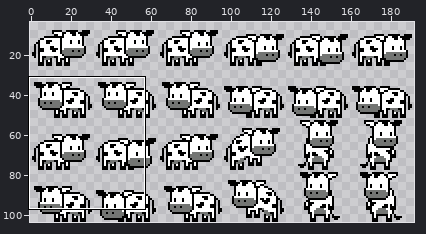
Edited in one commit: sprite sheet (gamepeach/debug/images/ufo_cow_w_2.png). Above, an overview of the earlier version with the close-up marked.
Close-up. Before:
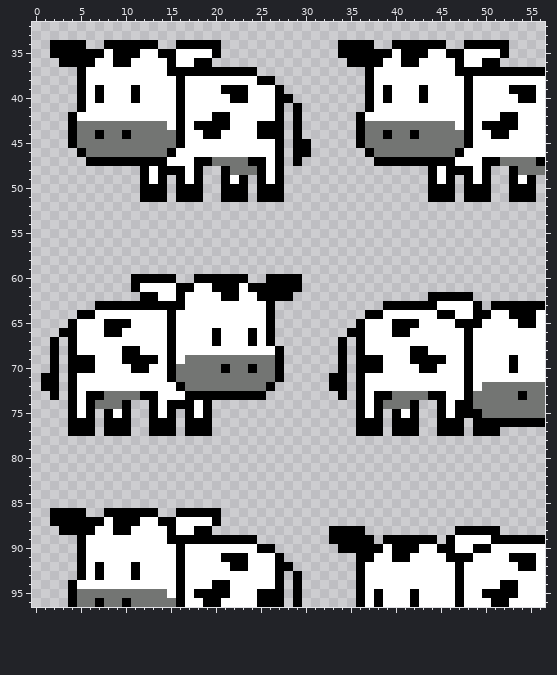
The file is 192x104 pixels. Shown: x 0..56, y 32..96. The wide view leaves out empty margins. The commit also changed other parts of the picture, which this record leaves out.
Once edited:
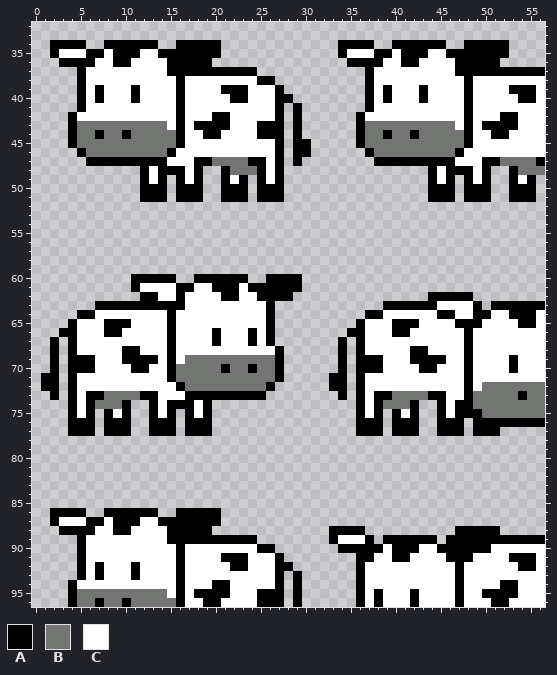
Palette (. is transparent): A #000000  B #737573  C #ffffff
What changed:
y 35: x 3..5 AAA -> CCC; x 16..19 CCCC -> AAAA; x 35..37 AAA -> CCC; x 48..51 CCCC -> AAAA
y 36: x 16..17 CC -> AA; x 48..49 CC -> AA
y 87: x 3..5 AAA -> CCC; x 16..19 CCCC -> AAAA
y 88: x 16..17 CC -> AA
y 89: x 34..36 AAA -> CCC; x 47..50 CCCC -> AAAA
y 90: x 47..48 CC -> AA
Changed places in both close-ups, as pixel boxes (x1, y1, x2, y2):
changed: (59, 49, 86, 58)
changed: (176, 49, 212, 67)
changed: (347, 49, 374, 58)
changed: (464, 49, 500, 67)
changed: (59, 517, 86, 526)
changed: (176, 517, 212, 535)
changed: (338, 535, 365, 544)
changed: (455, 535, 491, 553)
